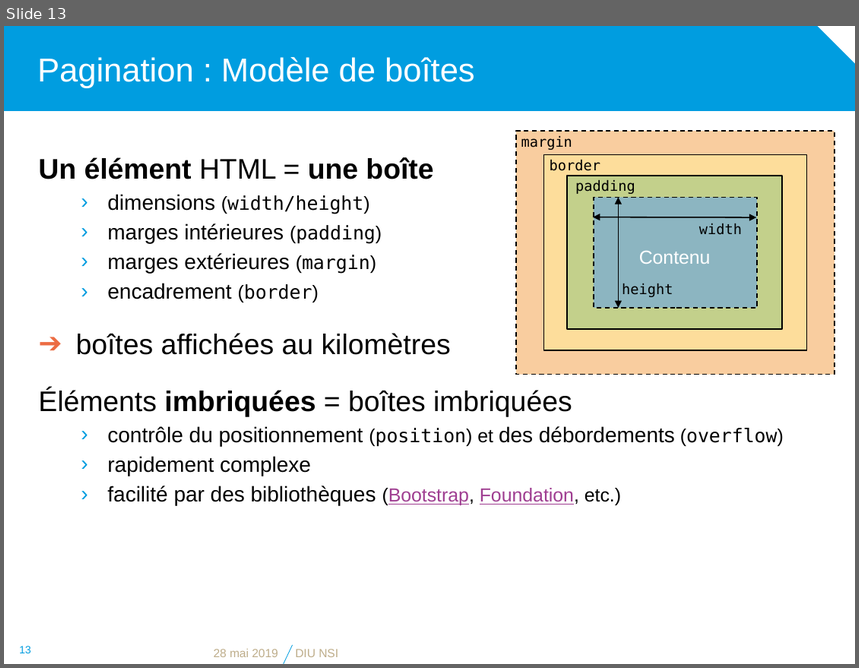
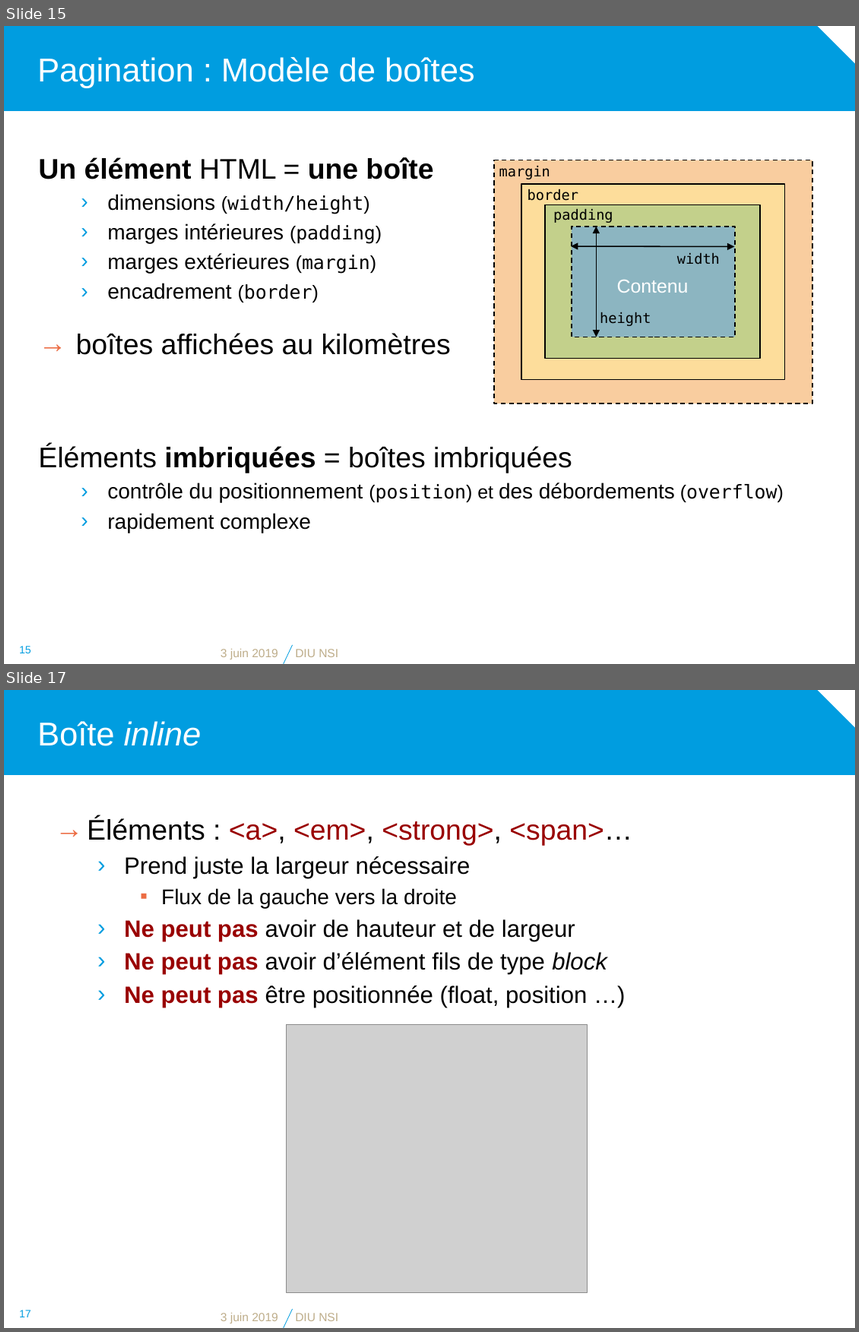
Before and after one commit to diu-uf-bordeaux/bloc1, a slide deck: web/3-CSS/css.pptx. Shown one above the other, each under a label of ours: slide 13 before the commit, slides 15 and 17 after it; the slides between them are not shown. The pictures are 859x668 and 859x1332 pixels, drawn with LibreOffice and Linux fonts; fonts in the diff are those of the drawing; grey boxes stand for pictures; background and template pictures are left out. Boxes give left, top, right and bottom in pixels: in the first picture for what was removed or moved away, otherwise in the second. Text is boxed around its words. In the diff, an @@ line names an element or a change of style, - is before the commit and + after.

```diff
--- a/web/3-CSS/css.pptx
+++ b/web/3-CSS/css.pptx
@@ slide 17 added at [4, 690, 855, 1328], background #FFFFFF; not listed: 2 template elements that a slide beside it also shows @@
@@ title added at [37, 721, 202, 746], 28 pt, text #FFFFFF, italic @@
+Boîte inline
@@ text added at [87, 818, 633, 1008], 20 pt, text #000000 @@
+→ Éléments : <a>, <em>, <strong>, <span>…
+  › Prend juste la largeur nécessaire
+    ▪ Flux de la gauche vers la droite
+  › Ne peut pas avoir de hauteur et de largeur
+  › Ne peut pas avoir d’élément fils de type block
+  › Ne peut pas être positionnée (float, position …)
@@ picture added at [287, 1024, 587, 1293] @@
@@ page number added at [19, 1310, 31, 1318], 9 pt, text #009DE0 @@
+17
@@ text added at [221, 1313, 278, 1324], 10 pt, text #BEAD8A @@
+3 juin 2019
@@ text added at [295, 1313, 338, 1322], 10 pt, text #BEAD8A @@
+DIU NSI
@@ what was slide 13 is now slide 15 @@
@@ slide 15 changed as well @@
@@ 6 texts, 4 rectangles, 2 double arrows: place and size @@
-6 texts, 4 rectangles, 2 double arrows at [516, 131, 835, 374]
+6 texts, 4 rectangles, 2 double arrows at [494, 161, 813, 404]
@@ text at [107, 486, 621, 506]: paragraph removed @@
-  › facilité par des bibliothèques (Bootstrap, Foundation, etc.)
@@ page number at [19, 646, 31, 654]: text changed @@
-13
+15
@@ text at [221, 649, 278, 660]: text changed @@
-28 mai 2019
+3 juin 2019
```
Also in this commit, not shown: 8 other slides changed, 10 other slides added, 5 slides removed, 1 other file.
